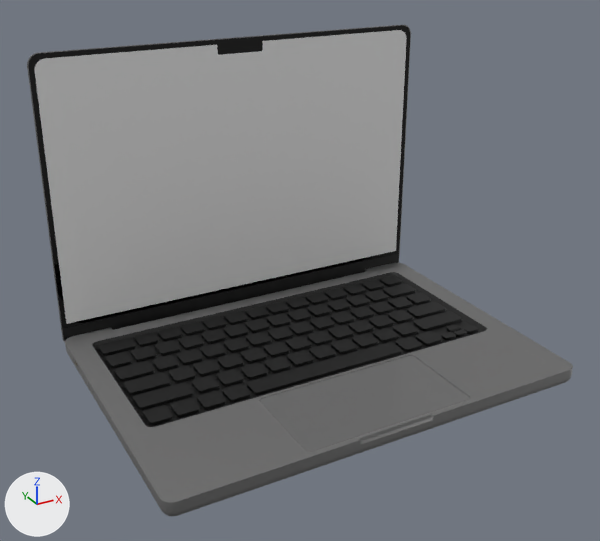
Before and after pictures for a commit that changed the glTF model public/glbs/M1Pro14.glb.
Before and after are seen from a 50 mm camera at (-3.52, -7.62, 2.68) aimed at (-0.17, -1.54, -0.36). Arrows for +X, +Y and +Z are at lower left; the lights stay in place. Vertices at the same position are counted once.

Objects in the first picture: 'Body', 'Image', 'Keys', 'Screen'.
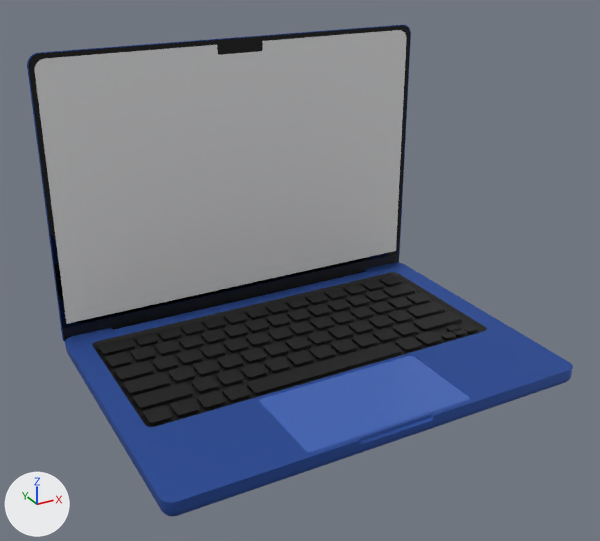
Edits to the bpy script that builds the scene:
```text
Add mat_trackpad_1:
    mat_trackpad_1 = principled_material('Trackpad')
    mat_trackpad_1.base_color = (0.0482, 0.127, 0.479)  # blue #3e64b8
    mat_trackpad_1.roughness = 0.214
Add mat_body:
    mat_body = principled_material('Body')
    mat_body.base_color = (0.0482, 0.127, 0.479)  # blue #3e64b8
    mat_body.metallic = 0.825
    mat_body.roughness = 0.595
Change me_body:
    used by ob_body; location = (0.0, 0.0, 0.0)
    remove me_body.from_pydata(...)  # 1929 vertices, 3674 faces; spans x -2.05..2.05, y -2.92..-0.02, z -1.5..-1.29
    add me_body.from_pydata(...)  # 1867 vertices, 3550 faces; spans x -2.05..2.05, y -2.92..-0.02, z -1.5..-1.29
    me_body part 1
    62 vertices are removed from x -2.04..-1.86, y -2.59..-1.38, z -1.42..-1.4
    128 faces are deleted
    4 new faces join them, mat_body (blue #3e64b8)
    me_body part 2: 1980 faces spanning x -2.05..2.05, y -2.92..-0.02, z -1.49..-1.29 switch from mat_darkgrey (grey #8d8d8d) to mat_body (blue #3e64b8)
    me_body part 3: 24 faces spanning x -0.83..0.83, y -2.87..-1.96, z -1.3 switch from mat_trackpad (dark grey #686868) to mat_trackpad_1 (blue #3e64b8)
```

Boxes [x1, y1, x2, y2] around the edits, measured in the pictures (600 x 541 px):
part 1 of me_body, cut back: [67, 352, 161, 509] in both
part 2 of me_body, recoloured (grey to blue): [65, 263, 573, 516] in both
part 3 of me_body, recoloured (grey to blue): [259, 355, 470, 452] in both
